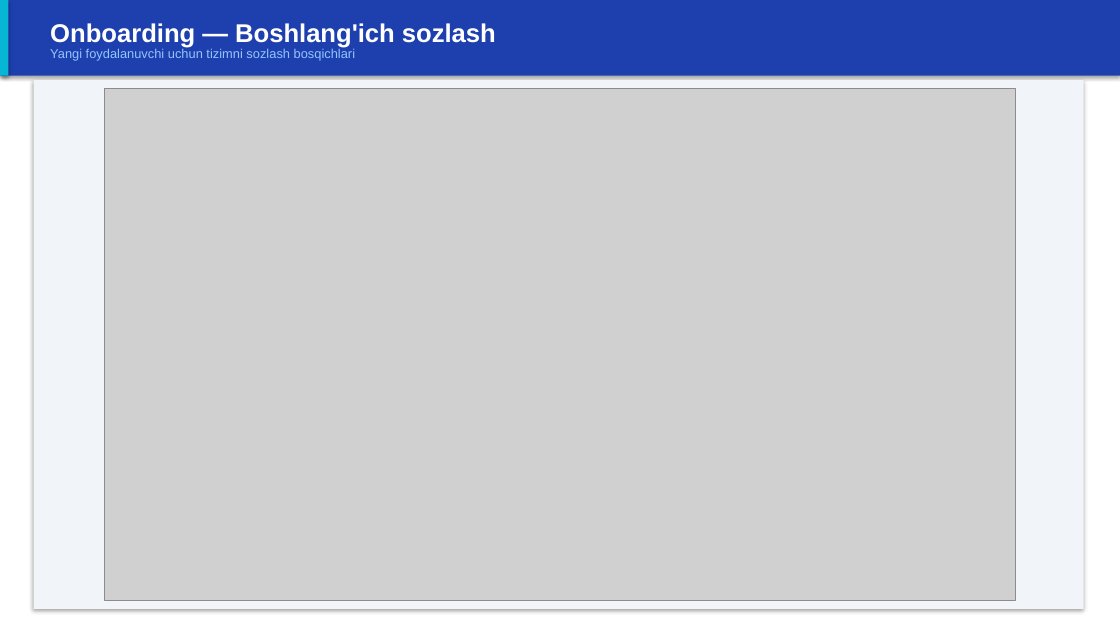
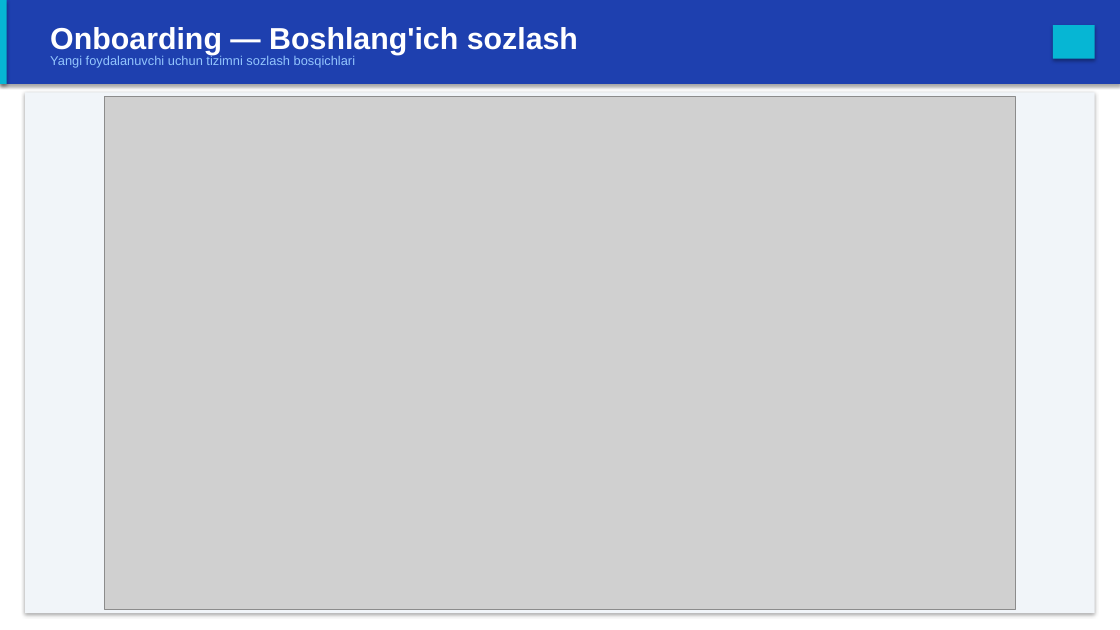
Before and after one commit to AI-automatization/Pos-cosmetics, a slide deck: slide 25 of docs/RAOS_Admin_Panel_Guide.pptx (slide 39 before the commit). Drawn at 1120x630 pixels with LibreOffice and Linux fonts; fonts in the diff are those of the drawing; grey boxes stand for pictures. Boxes give left, top, right and bottom in pixels: in the first picture for what was removed or moved away, otherwise in the second. Text is boxed around its words. In the diff, an @@ line names an element or a change of style, - is before the commit and + after.

```diff
--- a/docs/RAOS_Admin_Panel_Guide.pptx
+++ b/docs/RAOS_Admin_Panel_Guide.pptx
@@ rectangle: place and size @@
-rectangle at (0, 0, 1120, 76)
+rectangle at (0, 0, 1120, 84)
@@ rectangle: place and size @@
-rectangle at (0, 0, 8, 76)
+rectangle at (0, 0, 7, 84)
@@ text "Onboarding — Boshlang'ich sozlash" at (50, 27, 578, 55): size 22 to 26 pt @@
@@ rectangle added at (1053, 25, 1095, 59), fill #06B6D4 @@
@@ text "Yangi foydalanuvchi uchun tizimni sozlash ...": place and size @@
-text "Yangi foydalanuvchi uchun tizimni sozlash ..." at (50, 49, 355, 61)
+text "Yangi foydalanuvchi uchun tizimni sozlash ..." at (50, 55, 355, 68)
@@ rectangle: place and size @@
-rectangle at (34, 80, 1084, 609)
+rectangle at (25, 92, 1095, 613)
@@ picture: place and size @@
-picture at (104, 88, 1015, 601)
+picture at (104, 97, 1015, 609)
```
Also in this commit, not shown: 13 other slides changed, 13 slides added, 25 slides removed, 44 other files.
